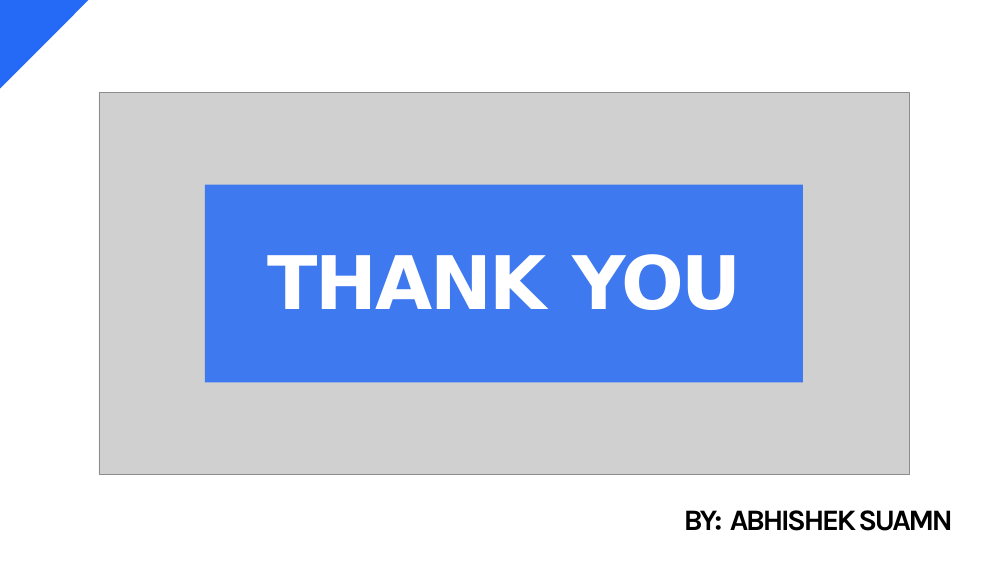
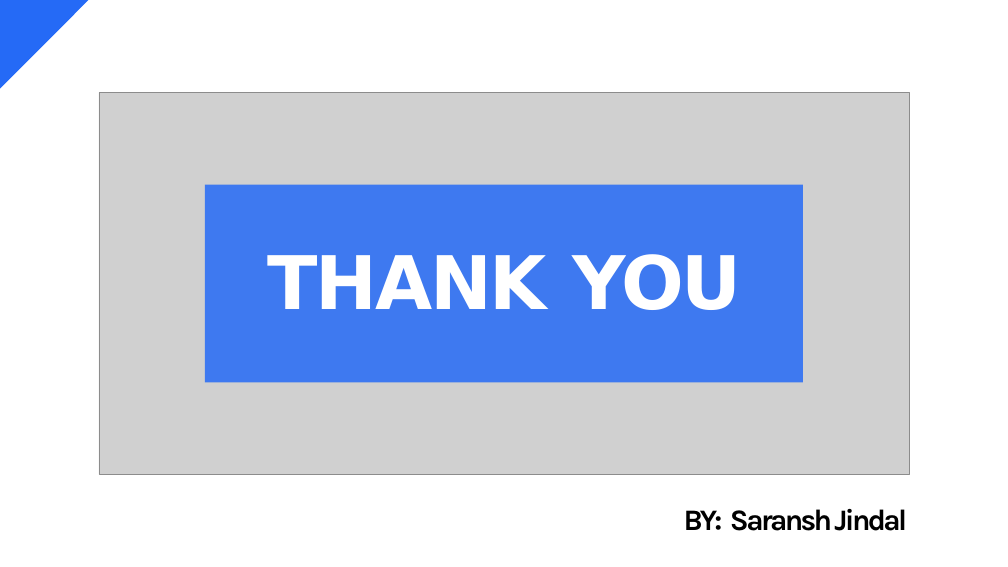
Before and after one commit to Srnshj30/LeapBot-MVP-and-GTM, a slide deck: slide 9 of LeapBot MVP and GTM.pptx. Drawn at 1008x567 pixels with LibreOffice and Linux fonts; fonts in the diff are those of the drawing; grey boxes stand for pictures. Boxes give left, top, right and bottom in pixels: in the first picture for what was removed or moved away, otherwise in the second. Text is boxed around its words. In the diff, an @@ line names an element or a change of style, - is before the commit and + after.

```diff
--- a/LeapBot MVP and GTM.pptx
+++ b/LeapBot MVP and GTM.pptx
@@ text at bbox=[684, 509, 907, 531]: text changed @@
-BY: ABHISHEK SUAMN
+BY: Saransh Jindal
```
Also in this commit, not shown: 1 other slide changed.
